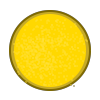
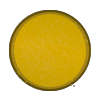
Layered file, before and after one edit (100px x 100px). Changes by layer:
added layer "cook" (multiply, 31%) above "Background" over [9, 10, 91, 91]
painted on "Background" over [9, 10, 91, 91]
